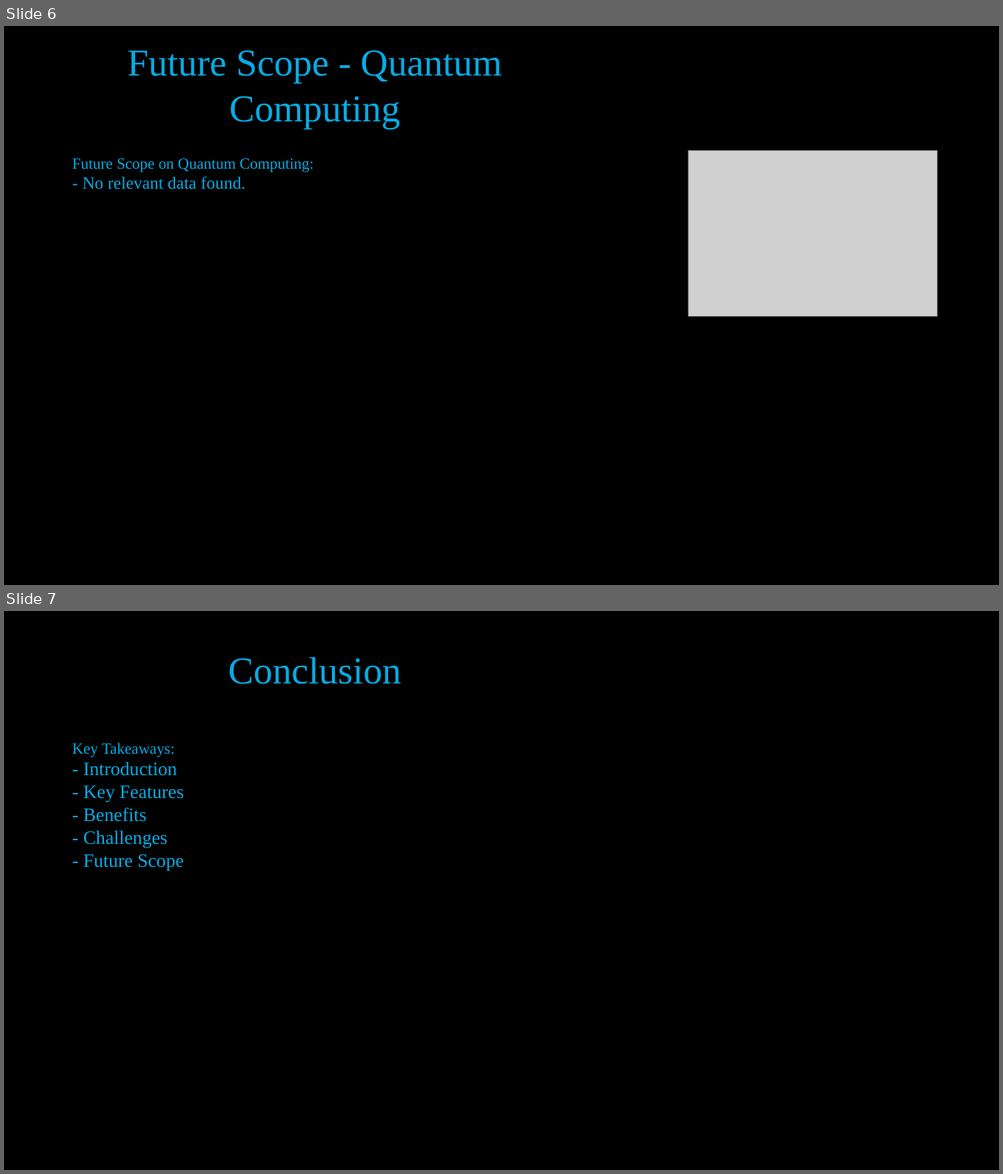
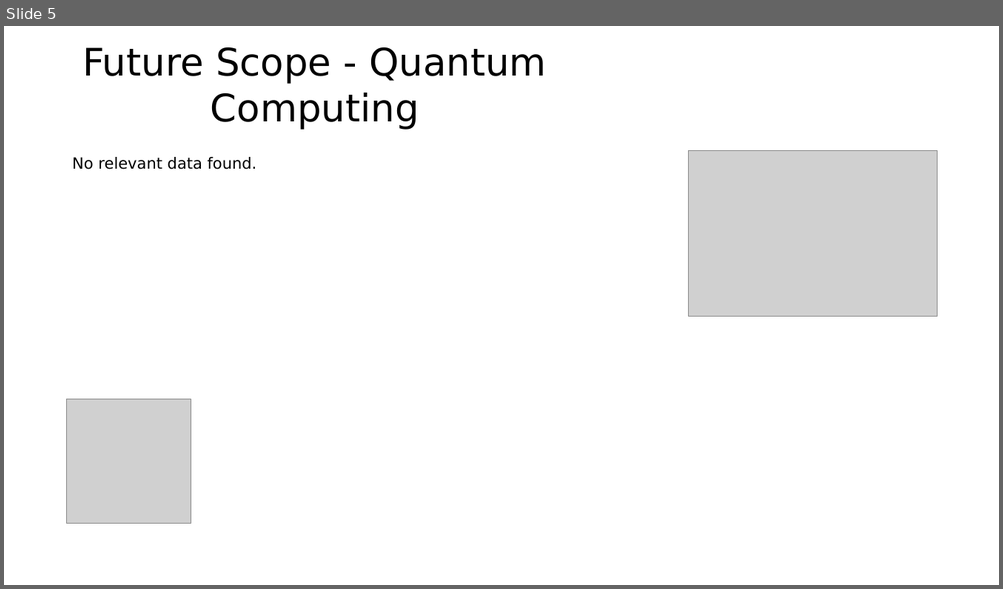
Before and after one commit to Nikhil181511/AI-Smart-Presentation-generator, a slide deck: generated_ppts/Quantum_Computing.pptx. Shown one above the other, each under a label of ours: slides 6 and 7 before the commit, slide 5 after it. The pictures are 1003x1174 and 1003x589 pixels, drawn with LibreOffice and Linux fonts; fonts in the diff are those of the drawing; grey boxes stand for pictures. Boxes give left, top, right and bottom in pixels: in the first picture for what was removed or moved away, otherwise in the second. Text is boxed around its words. In the diff, an @@ line names an element or a change of style, - is before the commit and + after.

```diff
--- a/generated_ppts/Quantum_Computing.pptx
+++ b/generated_ppts/Quantum_Computing.pptx
@@ slide 7 removed at box(4, 611, 999, 1170), background #000000 @@
@@ title removed at box(228, 657, 401, 684) @@
-Conclusion
@@ text removed at box(72, 743, 184, 871) @@
-Key Takeaways:
-- Introduction
-- Key Features
-- Benefits
-- Challenges
-- Future Scope
@@ what was slide 6 is now slide 5 @@
@@ slide 5 changed as well @@
@@ background #000000 to #FFFFFF @@
@@ title "Future Scope - Quantum Computing" at box(82, 47, 546, 129): font Times New Roman to DejaVu Sans, text colour #07ACE4 to #000000 @@
@@ text at box(72, 157, 257, 170): text changed; font Times New Roman to DejaVu Sans; text colour #07ACE4 to #000000 @@
-Future Scope on Quantum Computing:
-- No relevant data found.
+No relevant data found.
@@ picture added at box(66, 399, 190, 523) @@
```
Also in this commit, not shown: 2 other slides changed, 2 slides added, 3 other slides removed, 40 other files.
